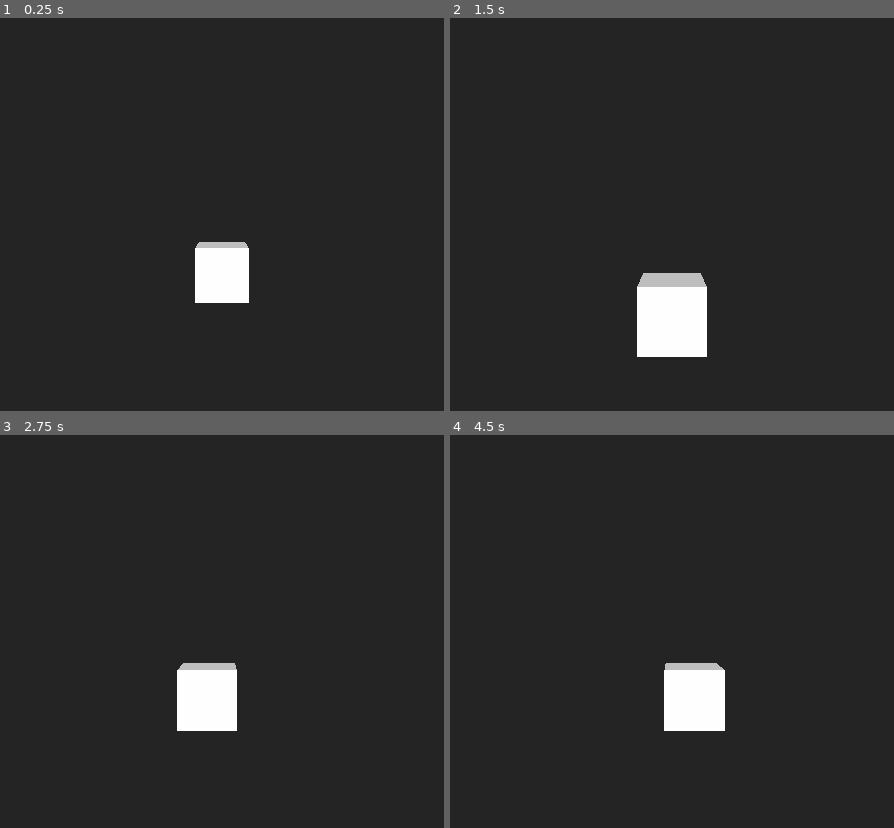
Above: before the commit, frames 1-4 (two rows, left to right).
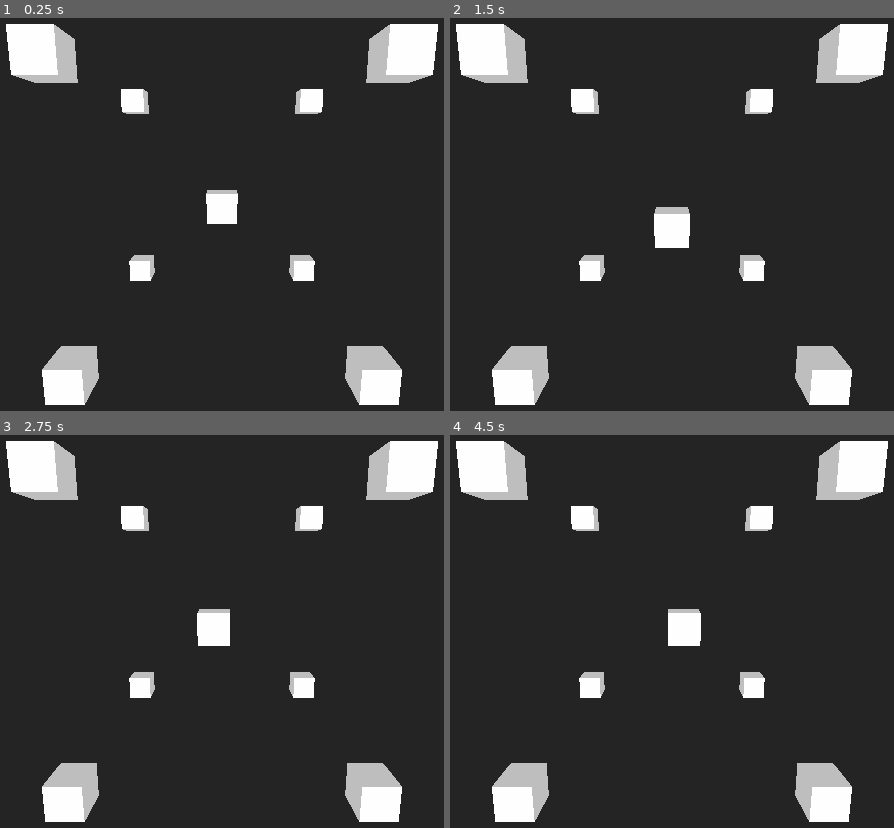
Above: after the commit, the same moments.

Repository: andrew-wilkes/3dsnake
Game: Godot game, scene res://Main.tscn
Two runs of this game, one before a commit and one after it. Both use one fixed random seed, a clock stepped at 60 frames per second and the inputs below.
Inputs:
- Up to frame 1 (0.25 s): no input
- Up to frame 2 (1.5 s): hold Right (ui_right) 0.53-1.28 s; hold Down (ui_down) from 1.28 s (still down)
- Up to frame 3 (2.75 s): release Down (ui_down) at 2.03 s; hold Right (ui_right) from 2.03 s (still down)
- Up to frame 4 (4.5 s): release Right (ui_right) at 2.78 s; hold Up (ui_up) 2.78-3.53 s; hold Left (ui_left) from 3.53 s (still down)

The runs differ from the first frame. In frame 1, 11% of the frame differs, in the area x 1-99%, y 1-99%; in frame 2, 13%; in frame 3, 12%; in frame 4, 12%.

Commit message:
Show extents of movement box when testing

Diff:
--- a/Main.gd
+++ b/Main.gd
@@ -1,4 +1,6 @@
 extends Spatial
+
+const TESTING = true
 
 var speed = 10
 var cube_step
@@ -10,6 +12,8 @@
 func _ready():
 	cube_step = $Base/Snake.width
 	min_step = cube_step / 8
+	if TESTING:
+		show_extents()
 
 
 func _process(delta):
@@ -27,6 +31,10 @@
 		d2 = 0
 		process_inputs()
 
+	move_base()
+
+
+func move_base():
 	# Move base if snake hits box boundary
 	var st = $Base/Snake.translation
 	var bt = $Base.translation
@@ -61,3 +69,12 @@
 		$Base/Snake.rotate_head(-transform.basis.x)
 	elif Input.is_action_pressed("ui_down"):
 		$Base/Snake.rotate_head(transform.basis.x)
+
+
+func show_extents():
+	for x in [-1, 1]:
+		for y in [-1, 1]:
+			for z in [-1, 1]:
+				var box = CSGBox.new()
+				box.translation = Vector3(x, y, z) * max_offset
+				$Base/Extents.add_child(box)
--- a/Main.tscn
+++ b/Main.tscn
@@ -12,6 +12,8 @@
 [node name="Base" type="Spatial" parent="."]
 
 [node name="Camera" type="Camera" parent="Base"]
-transform = Transform( 1, 0, 0, 0, 1, 0, 0, 0, 1, 0, 2.607, 15.099 )
+transform = Transform( 1, 0, 0, 0, 0.984808, 0.173648, 0, -0.173648, 0.984808, 0, 4, 24 )
 
 [node name="Snake" parent="Base" instance=ExtResource( 2 )]
+
+[node name="Extents" type="Spatial" parent="Base"]
